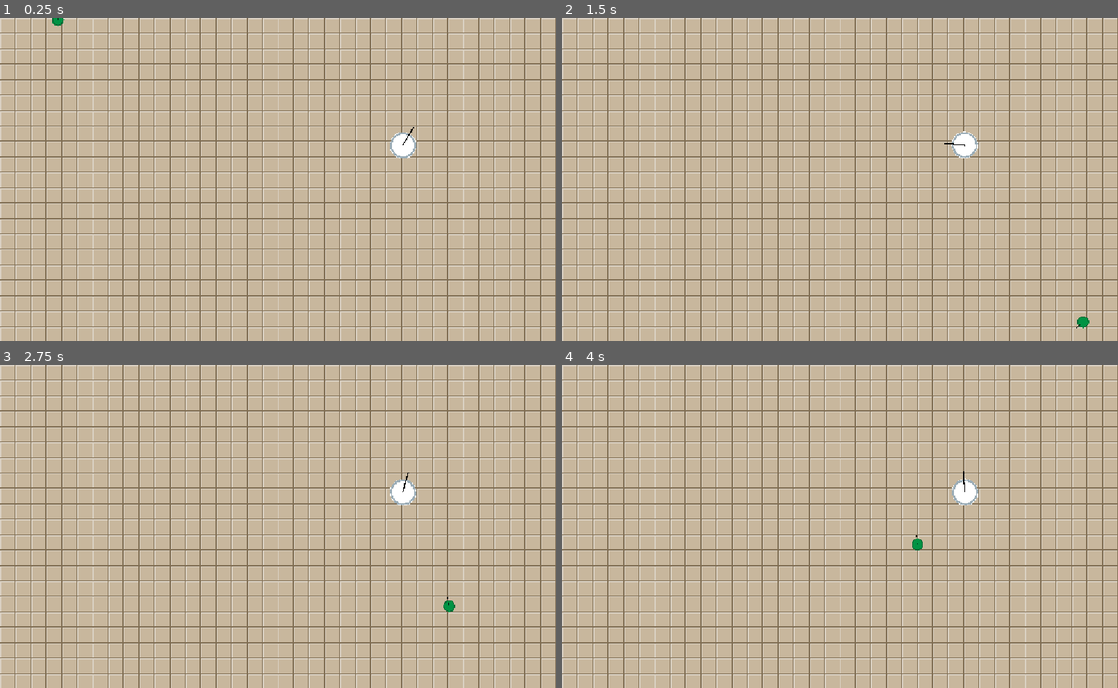
Above: before the commit, frames 1-4 (two rows, left to right).
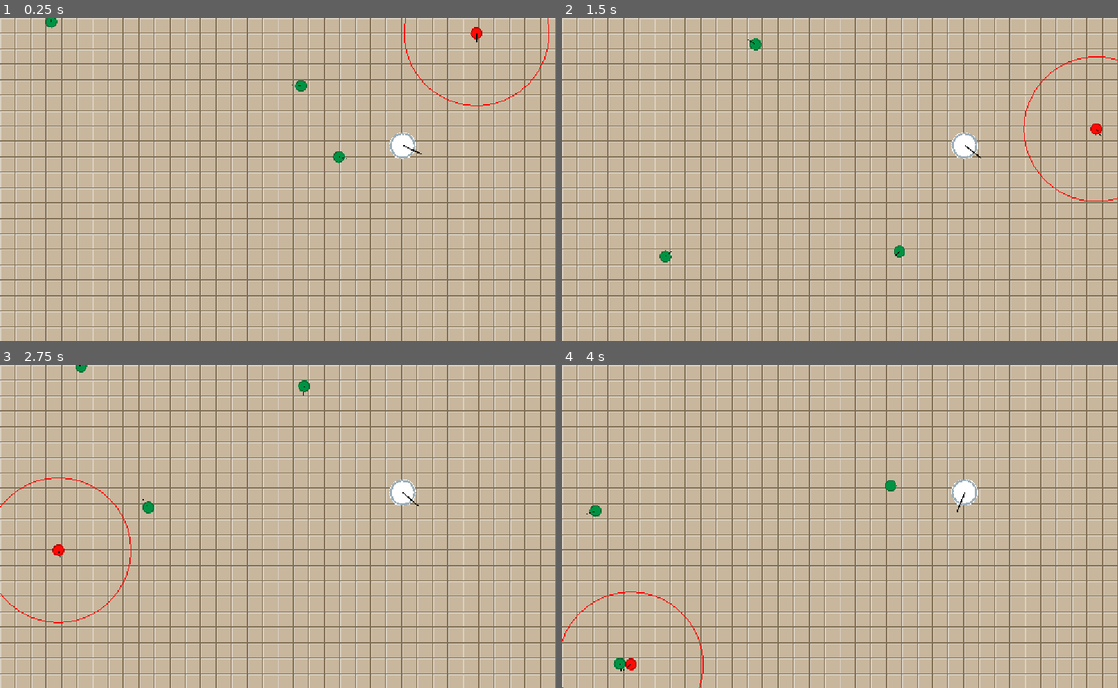
Above: after the commit, the same moments.

Repository: alexshopov/godot-steering-behaviors
Game: Godot game, scene res://scenes/main.tscn
Two runs of this game, one before a commit and one after it. Both use one fixed random seed, a clock stepped at 60 frames per second and the inputs below.
Inputs:
- Up to frame 1 (0.25 s): no input
- Up to frame 2 (1.5 s): no input
- Up to frame 3 (2.75 s): no input
- Up to frame 4 (4 s): no input

The runs differ from the first frame. In frame 1, 0.4% of the frame differs, in the area x 8-99%, y 0-45%; in frame 2, 0.5%; in frame 3, 0.5%, in the area x 0-82%, y 0-80%; in frame 4, 0.5%.

Commit message:
updated align defaults

Diff:
--- a/scenes/agents/test_agent/test_agent.gd
+++ b/scenes/agents/test_agent/test_agent.gd
@@ -4,10 +4,10 @@
 @export var update_interval: float = 0.
 
 @export_group("Steering - Align")
-@export var max_rotation: float = 500.
-@export var max_angular_acceleration: float = 200
-@export var target_radius: float = 3
-@export var slow_radius: float = 100
+@export var max_rotation: float = PI
+@export var max_angular_acceleration: float = PI / 2
+@export var target_radius: float = 0.1
+@export var slow_radius: float = 1
 
 var time_accumulator: float = 0.
 
--- a/scenes/main.tscn
+++ b/scenes/main.tscn
@@ -1,9 +1,10 @@
-[gd_scene load_steps=7 format=4 uid="uid://bhvx7bbglk5ve"]
+[gd_scene load_steps=8 format=4 uid="uid://bhvx7bbglk5ve"]
 
 [ext_resource type="Script" uid="uid://cs1f17kma5i0u" path="res://scenes/main.gd" id="1_0wfyh"]
 [ext_resource type="Texture2D" uid="uid://emw03xl5lj5k" path="res://assets/sprites/prototype_tilesheet.png" id="2_0wfyh"]
 [ext_resource type="PackedScene" uid="uid://d3sfn18k4dxll" path="res://scenes/agents/wanderer/wanderer.tscn" id="4_jyhfs"]
 [ext_resource type="PackedScene" uid="uid://cvh67xll4xnud" path="res://scenes/agents/test_agent/test_agent.tscn" id="5_tbgi4"]
+[ext_resource type="PackedScene" uid="uid://b3gyfyaqvv7pr" path="res://scenes/agents/seeker/seeker.tscn" id="6_tefeu"]
 
 [sub_resource type="TileSetAtlasSource" id="TileSetAtlasSource_sugp2"]
 texture = ExtResource("2_0wfyh")
@@ -21,14 +22,23 @@
 tile_map_data = PackedByteArray("AAAAAAAAAAAAAAEAAAAAAAEAAAAAAAEAAAAAAAIAAAAAAAEAAAAAAAMAAAAAAAEAAAAAAAQAAAAAAAEAAAAAAA …(12016 unchanged characters)…
 tile_set = SubResource("TileSet_jyhfs")
 
+[node name="Seeker" parent="." instance=ExtResource("6_tefeu")]
+position = Vector2(203, 509)
+
 [node name="Wanderer" parent="." instance=ExtResource("4_jyhfs")]
 z_index = 1
 position = Vector2(870, 215)
 
+[node name="Wanderer2" parent="." instance=ExtResource("4_jyhfs")]
+position = Vector2(204, 145)
+
+[node name="Wanderer3" parent="." instance=ExtResource("4_jyhfs")]
+position = Vector2(736, 528)
+
 [node name="TestAgent" parent="." node_paths=PackedStringArray("v_target") instance=ExtResource("5_tbgi4")]
 position = Vector2(578, 333)
 scale = Vector2(1.5, 1.5)
-v_target = NodePath("../Wanderer")
+v_target = NodePath("../Seeker")
 max_rotation = 3.142
 max_angular_acceleration = 3.142
 target_radius = 0.09
